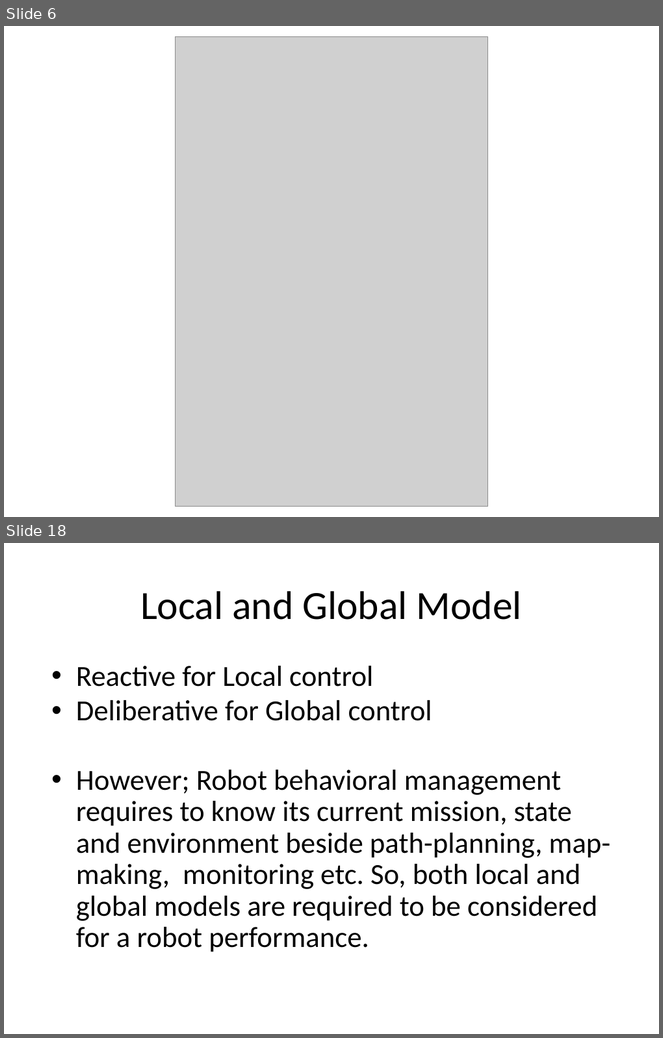
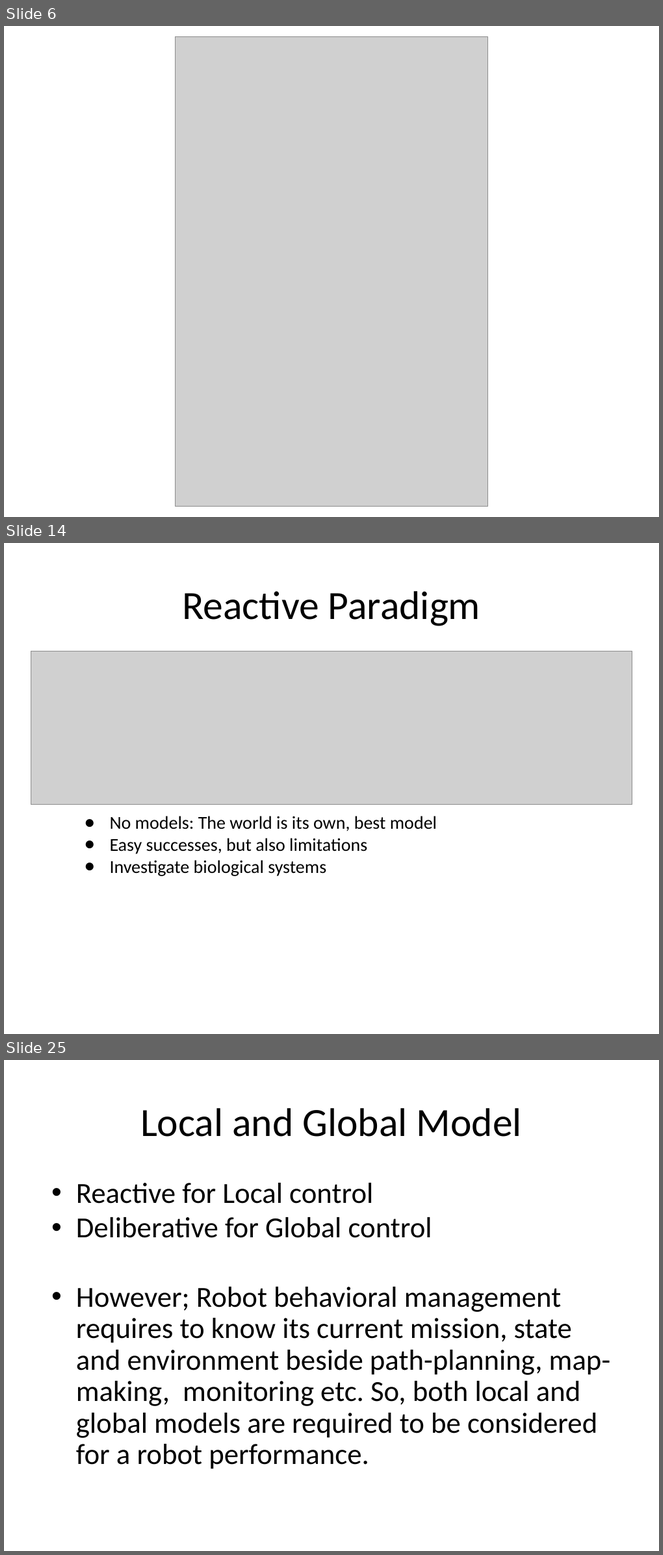
Before and after one commit to UK-Roy/cse461, a slide deck: slides/Introduction to Robotics-lec2.pptx. Shown one above the other, each under a label of ours: slides 6 and 18 before the commit, slides 6, 14 and 25 after it; the slides between them are not shown. The pictures are 663x1038 and 663x1555 pixels, drawn with LibreOffice and Linux fonts; fonts in the diff are those of the drawing; grey boxes stand for pictures. Boxes give left, top, right and bottom in pixels: in the first picture for what was removed or moved away, otherwise in the second. Text is boxed around its words. In the diff, an @@ line names an element or a change of style, - is before the commit and + after.

```diff
--- a/slides/Introduction to Robotics-lec2.pptx
+++ b/slides/Introduction to Robotics-lec2.pptx
@@ slide 14 added at (4,543,659,1034), background #FFFFFF @@
@@ title added at (182,591,480,626), 44 pt, text #000000 @@
+Reactive Paradigm
@@ picture added at (31,651,633,804) @@
@@ text added at (110,816,437,876), 20 pt, text #000000 @@
+● No models: The world is its own, best model
+● Easy successes, but also limitations
+● Investigate biological systems
@@ what was slide 18 is now slide 25 @@
```
Also in this commit, not shown: 14 slides changed, 14 other slides added, 6 slides removed, 7 other files.
